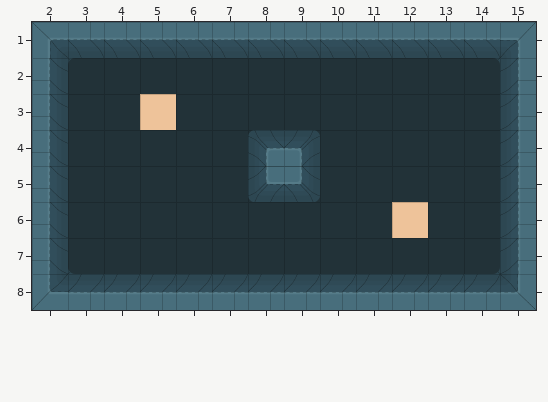
An edit to a level. Tiled map (JSON), assets/tilemaps/game.json. That is the earlier state.
Cells are 128x128 px. Shown: x 2..15, y 1..8. Tiles whose own drawing changed are shown in their newer look in all pictures. Layer "interact" is drawn -18,27 px off the grid.
Now the later version:
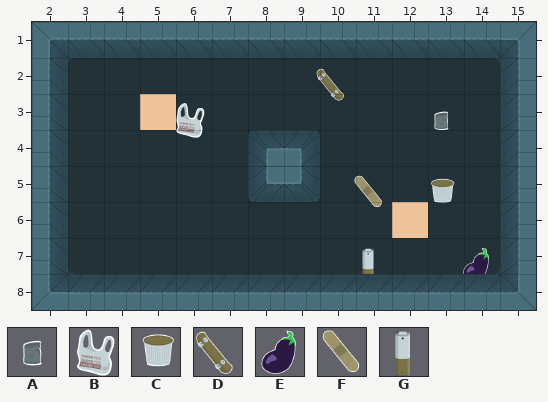
Key: from "sewer-tiles": A 11, B 18, C 19, D 26, E 27, F 34, G 35.
_ is an empty cell.
Tiles of an added or newly shown layer are drawn over the layers below it.
Changes in this commit:
Layer "interact" (added):
The edit adds tile A in row 3 at x 13.
The edit adds tile B in row 3 at x 6.
The edit adds tile C in row 5 at x 13.
The edit adds tile D in row 2 at x 10.
The edit adds tile E in row 7 at x 14.
The edit adds tile F in row 5 at x 11.
The edit adds tile G in row 7 at x 11.
